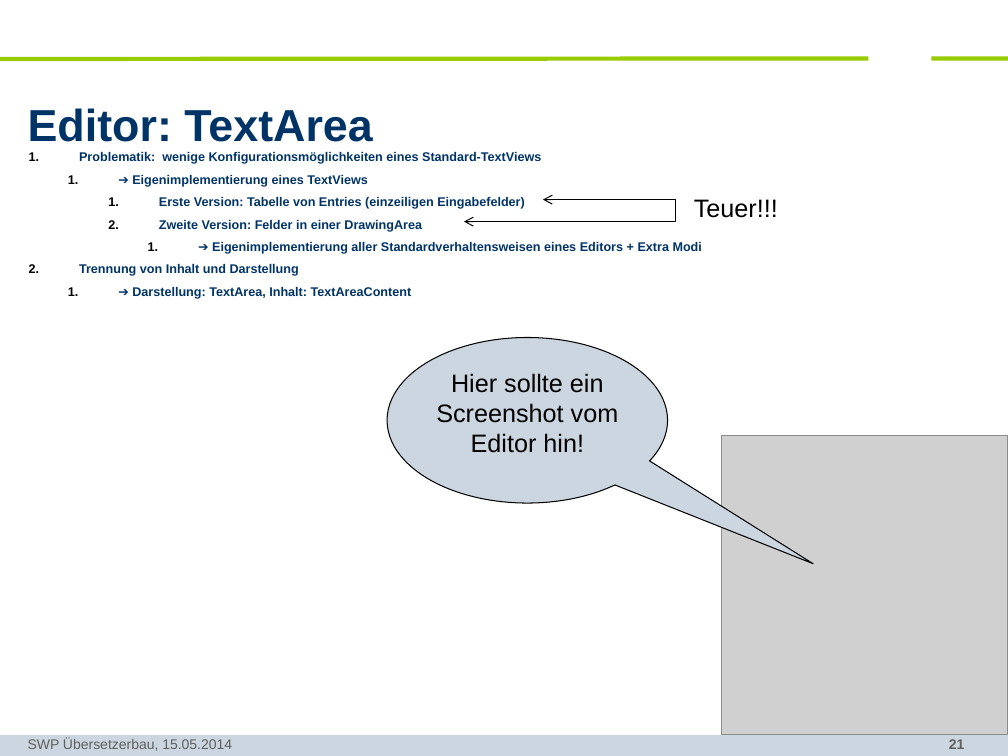
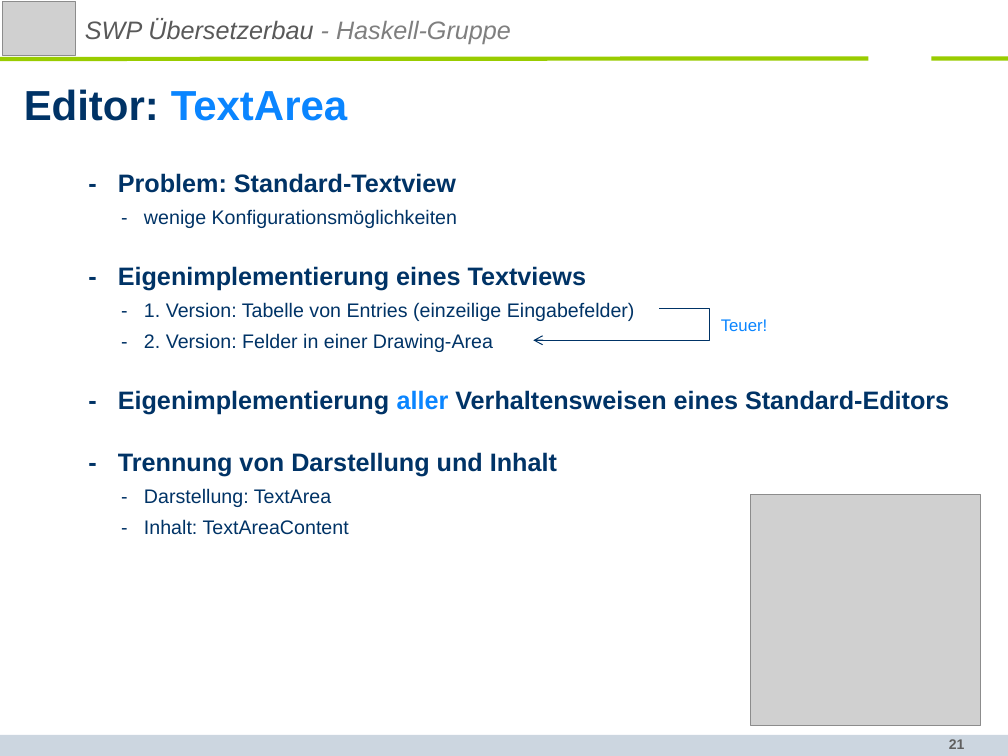
Before and after one commit to SWP-Ubau-SoSe2014-Haskell/SWPSoSe14, a slide deck: slide 21 of documentation/SWPSoSe14MS3.ppt. Drawn at 1008x756 pixels with LibreOffice and Linux fonts; fonts in the diff are those of the drawing; grey boxes stand for pictures; background and template pictures are left out. Boxes give left, top, right and bottom in pixels: in the first picture for what was removed or moved away, otherwise in the second. Text is boxed around its words. In the diff, an @@ line names an element or a change of style, - is before the commit and + after.

Commit message:
finished the presentation, screencast for editor created

```diff
--- a/documentation/SWPSoSe14MS3.ppt
+++ b/documentation/SWPSoSe14MS3.ppt
@@ picture added at <box>3,2,76,55</box> @@
@@ text added at <box>85,19,511,44</box>, 18 pt, text #595959, italic @@
+SWP Übersetzerbau - Haskell-Gruppe
@@ title "Editor: TextArea": place and size @@
-title "Editor: TextArea" at <box>28,108,372,142</box>
+title "Editor: TextArea" at <box>24,89,348,121</box>
@@ title "Editor: TextArea" at <box>24,89,348,121</box>: size 32 to 30 pt; text colour #003366 to #0A85FF in "TextArea" @@
@@ text at <box>118,173,949,535</box>: text changed; size 9 to 14 pt; bold off @@
-1. Problematik: wenige Konfigurationsmöglichkeiten eines Standard-TextViews
-  1. ➔ Eigenimplementierung eines TextViews
-    1. Erste Version: Tabelle von Entries (einzeiligen Eingabefelder)
-    2. Zweite Version: Felder in einer DrawingArea
-      1. ➔ Eigenimplementierung aller Standardverhaltensweisen eines Editors + Extra Modi
-2. Trennung von Inhalt und Darstellung
-  1. ➔ Darstellung: TextArea, Inhalt: TextAreaContent
+- Problem: Standard-Textview
+- wenige Konfigurationsmöglichkeiten
+- Eigenimplementierung eines Textviews
+- 1. Version: Tabelle von Entries (einzeilige Eingabefelder)
+- 2. Version: Felder in einer Drawing-Area
+- Eigenimplementierung aller Verhaltensweisen eines Standard-Editors
+- Trennung von Darstellung und Inhalt
+- Darstellung: TextArea
+- Inhalt: TextAreaContent
@@ elbow double arrow removed from (543, 200) to (464, 222) @@
@@ elbow arrow added from (659, 308) to (533, 341), #003366 0.74 pt @@
@@ text at <box>721,319,768,331</box>: text changed; size 18 to 12 pt; text colour #000000 to #0A85FF @@
-Teuer!!!
+Teuer!
@@ speech bubble removed at <box>387,338,667,503</box> @@
-Hier sollte ein
-Screenshot vom
-Editor hin!
@@ picture: place and size @@
-picture at <box>722,435,1008,735</box>
+picture at <box>750,495,981,726</box>
@@ text removed at <box>28,738,232,751</box> @@
-SWP Übersetzerbau, 15.05.2014
```
Also in this commit, not shown: 37 other slides changed, 1 other file.
